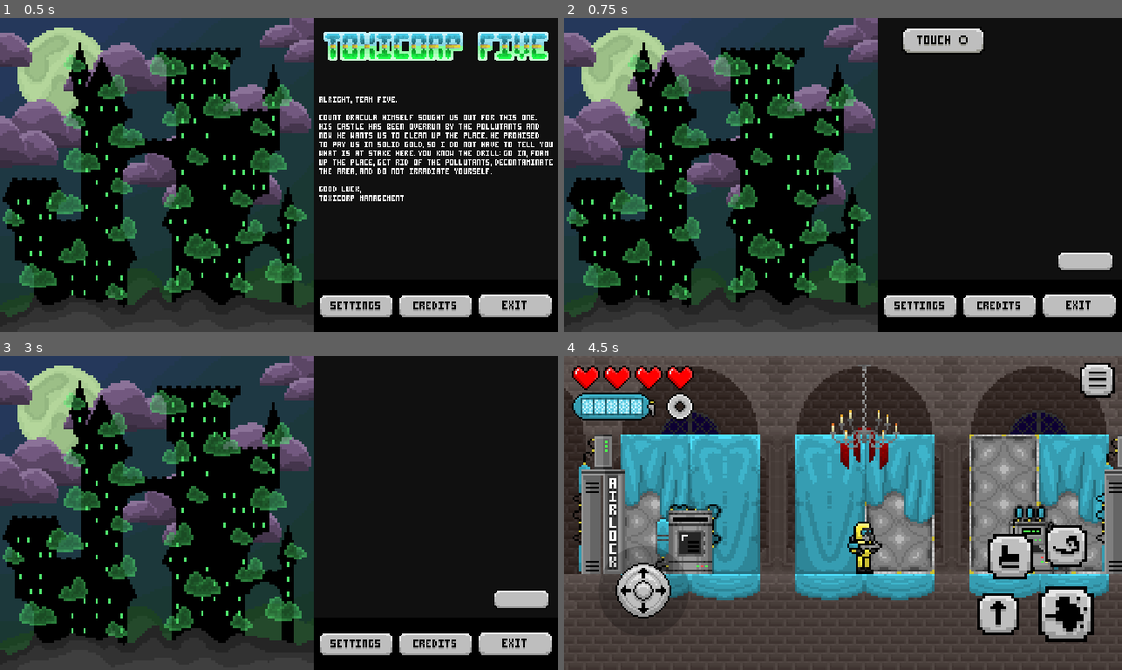
Above: before the commit, frames 1-4 (two rows, left to right).
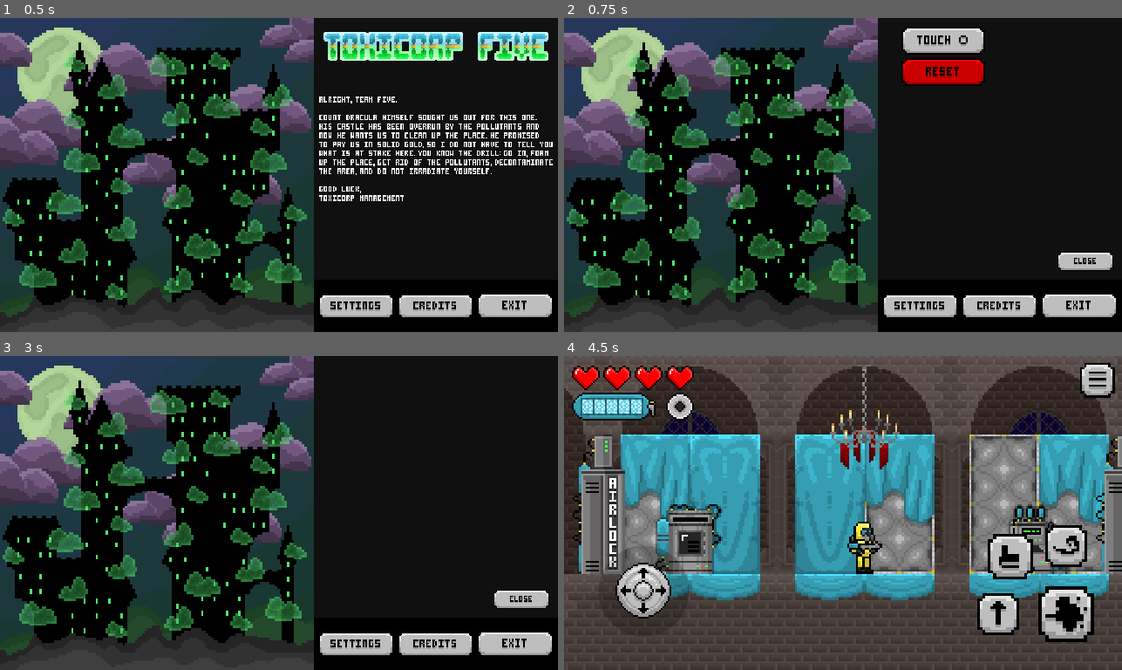
Above: after the commit, the same moments.

Repository: AllaOasis/GameJam2026
Game: Godot game, scene res://Assets/Scenes/level_selector.tscn
Same seed, same stepped clock (60 frames per second), same inputs: the game is played once before the commit and once after it.
Inputs (mouse positions are in pixels of both pictures, inside the frame that each line leads up to):
- Up to frame 1 (0.5 s): no input
- Up to frame 2 (0.75 s): click (921, 306) at 0.5 s
- Up to frame 3 (3 s): click (379, 377) at 1.25 s; click (518, 600) at 2.02 s; click (435, 644) at 2.75 s
- Up to frame 4 (4.5 s): click (1082, 600) at 3.52 s; click (781, 447) at 4.25 s

Frame 1 is identical in both runs. In frame 2, 1.1% of the frame differs, in the area x 60-96%, y 13-79%; in frame 3, less than 0.1%; in frame 4, nothing differs.

Commit message:
Day 3: Persistant Data + Reset

Diff:
--- a/Assets/Scenes/level_selector.tscn
+++ b/Assets/Scenes/level_selector.tscn
@@ -18,14 +18,16 @@
 [ext_resource type="Texture2D" uid="uid://1hvn1rlgetok" path="res://Textures/UI/Button/ButtonHover/Exit-Button-Hover.png" id="10_vp1s6"]
 [ext_resource type="Script" uid="uid://bo8jfphyk3ejk" path="res://Scripts/UI/Buttons/QuitButton.gd" id="11_7u3o2"]
 [ext_resource type="Texture2D" uid="uid://n5nba62lmomn" path="res://Textures/UI/touch-on.png" id="11_52eev"]
+[ext_resource type="Texture2D" uid="uid://8dhsc8aqndjf" path="res://Textures/UI/Button/Close-Button.png" id="11_574bu"]
 [ext_resource type="Script" uid="uid://cl48x0pr8we8o" path="res://Scripts/UI/Buttons/SettingsToggleButton.gd" id="12_4cxoh"]
-[ext_resource type="Texture2D" uid="uid://vjbwqmahoe50" path="res://Textures/UI/Button/Empty-Button.png" id="13_ju0jd"]
+[ext_resource type="Texture2D" uid="uid://bhj5e86ie1f6h" path="res://Textures/Tiles/Coffin-Closed.png" id="12_fpv2c"]
 [ext_resource type="Texture2D" uid="uid://c8f5c6a5vvif6" path="res://Textures/UI/Button/Settings-Button.png" id="13_vtfjb"]
-[ext_resource type="Texture2D" uid="uid://ds8dfs480es0a" path="res://Textures/UI/Button/ButtonDown/Empty-Button-Clicked.png" id="14_574bu"]
 [ext_resource type="Texture2D" uid="uid://dkkpxlr2sdh7v" path="res://Textures/UI/Button/ButtonDown/Settings-Button-Clicked.png" id="14_ju0jd"]
 [ext_resource type="Script" uid="uid://ckxa08jbyvhv1" path="res://Scripts/UI/Buttons/ActionButton.gd" id="15_574bu"]
 [ext_resource type="Texture2D" uid="uid://0fo8gtmrnswc" path="res://Textures/UI/Button/Credits-Button.png" id="16_fpv2c"]
+[ext_resource type="Texture2D" uid="uid://dm1y4jcskatcg" path="res://Textures/UI/Button/Reset-Button.png" id="17_2tbof"]
 [ext_resource type="Texture2D" uid="uid://bdtrrg1pxl5hk" path="res://Textures/UI/Button/ButtonDown/Credits-Button-Clicked.png" id="17_n1wsf"]
+[ext_resource type="Texture2D" uid="uid://28j553y5w4b3" path="res://Textures/UI/Button/ButtonDown/Reset-Button-Clicked.png" id="18_cit0y"]
 
 [node name="LevelSelector" type="Control" unique_id=1028165528]
 layout_mode = 3
@@ -35,14 +37,19 @@
 grow_horizontal = 2
 grow_vertical = 2
 
-[node name="MainMenuController" type="Control" parent="." unique_id=486195980 node_paths=PackedStringArray("info", "settings", "credits")]
+[node name="MainMenuController" type="Control" parent="." unique_id=486195980 node_paths=PackedStringArray("castle_q1", "castle_q2", "castle_q3", "castle_q4", "castle_mist", "info", "settings", "credits")]
 anchors_preset = 0
 offset_right = 40.0
 offset_bottom = 40.0
 script = ExtResource("1_574bu")
-info = NodePath("../TextureRect/InfoPanel/Welcome")
-settings = NodePath("../TextureRect/InfoPanel/Settings")
-credits = NodePath("../TextureRect/InfoPanel/Credits")
+castle_q1 = NodePath("../Background/CastleQ1")
+castle_q2 = NodePath("../Background/CastleQ2")
+castle_q3 = NodePath("../Background/CastleQ3")
+castle_q4 = NodePath("../Background/CastleQ4")
+castle_mist = NodePath("../Background/CastleMist")
+info = NodePath("../SideBoard/InfoPanel/Welcome")
+settings = NodePath("../SideBoard/InfoPanel/Settings")
+credits = NodePath("../SideBoard/InfoPanel/Credits")
 metadata/_custom_type_script = "uid://ciw0xbi4v5en3"
 
 [node name="Background" type="TextureRect" parent="." unique_id=1474340105]
@@ -115,7 +122,59 @@
 texture = ExtResource("7_vp1s6")
 stretch_mode = 4
 
-[node name="TextureRect" type="TextureRect" parent="." unique_id=1316400664]
+[node name="CastleQ1H" type="TextureRect" parent="Background" unique_id=505792437]
+visible = false
+modulate = Color(1, 1, 1, 0.6862745)
+self_modulate = Color(0.47058824, 1, 0.4627451, 1)
+layout_mode = 1
+anchors_preset = 15
+anchor_right = 1.0
+anchor_bottom = 1.0
+grow_horizontal = 2
+grow_vertical = 2
+texture = ExtResource("4_wmgh0")
+stretch_mode = 4
+
+[node name="CastleQ2H" type="TextureRect" parent="Background" unique_id=666078972]
+visible = false
+modulate = Color(1, 1, 1, 0.6862745)
+self_modulate = Color(0.47058824, 1, 0.4627451, 1)
+layout_mode = 1
+anchors_preset = 15
+anchor_right = 1.0
+anchor_bottom = 1.0
+grow_horizontal = 2
+grow_vertical = 2
+texture = ExtResource("5_tkmj6")
+stretch_mode = 4
+
+[node name="CastleQ3H" type="TextureRect" parent="Background" unique_id=498178584]
+visible = false
+modulate = Color(1, 1, 1, 0.6862745)
+self_modulate = Color(0.47058824, 1, 0.4627451, 1)
+layout_mode = 1
+anchors_preset = 15
+anchor_right = 1.0
+anchor_bottom = 1.0
+grow_horizontal = 2
+grow_vertical = 2
+texture = ExtResource("6_7hxbj")
+stretch_mode = 4
+
+[node name="CastleQ4H" type="TextureRect" parent="Background" unique_id=1565230712]
+visible = false
+modulate = Color(1, 1, 1, 0.6862745)
+self_modulate = Color(0.47058824, 1, 0.4627451, 1)
+layout_mode = 1
+anchors_preset = 15
+anchor_right = 1.0
+anchor_bottom = 1.0
+grow_horizontal = 2
+grow_vertical = 2
+texture = ExtResource("7_vp1s6")
+stretch_mode = 4
+
+[node name="SideBoard" type="TextureRect" parent="." unique_id=1316400664]
 layout_mode = 1
 anchors_preset = 11
 anchor_left = 1.0
@@ -125,7 +184,7 @@
 grow_horizontal = 0
 grow_vertical = 2
 
-[node name="ColorRect" type="ColorRect" parent="TextureRect" unique_id=481537373]
+[node name="ColorRect" type="ColorRect" parent="SideBoard" unique_id=481537373]
 layout_mode = 1
 anchors_preset = 15
 anchor_right = 1.0
@@ -134,7 +193,7 @@
 grow_vertical = 2
 color = Color(0, 0, 0, 1)
 
-[node name="InfoPanel" type="ColorRect" parent="TextureRect" unique_id=1210933949]
+[node name="InfoPanel" type="ColorRect" parent="SideBoard" unique_id=1210933949]
 layout_mode = 1
 anchors_preset = 10
 anchor_right = 1.0
@@ -142,7 +201,8 @@
 grow_horizontal = 2
 color = Color(0.06666667, 0.06666667, 0.06666667, 1)
 
-[node name="Welcome" type="TextureRect" parent="TextureRect/InfoPanel" unique_id=799690035]
+[node name="Welcome" type="TextureRect" parent="SideBoard/InfoPanel" unique_id=799690035]
+visible = false
 layout_mode = 1
 anchors_preset = 15
 anchor_right = 1.0
@@ -154,7 +214,7 @@
 texture = ExtResource("8_7hxbj")
 stretch_mode = 5
 
-[node name="Name" type="TextureRect" parent="TextureRect/InfoPanel/Welcome" unique_id=1638279993]
+[node name="Name" type="TextureRect" parent="SideBoard/InfoPanel/Welcome" unique_id=1638279993]
 layout_mode = 1
 anchors_preset = 10
 anchor_right = 1.0
@@ -163,16 +223,17 @@
 texture = ExtResource("9_vp1s6")
 stretch_mode = 5
 
-[node name="Credits" type="TextureRect" parent="TextureRect/InfoPanel" unique_id=1797665092]
-layout_mode = 1
-anchors_preset = 15
-anchor_right = 1.0
-anchor_bottom = 1.0
-grow_horizontal = 2
-grow_vertical = 2
-stretch_mode = 5
-
-[node name="ActionButton" type="TextureButton" parent="TextureRect/InfoPanel/Credits" unique_id=1570895523]
+[node name="Credits" type="TextureRect" parent="SideBoard/InfoPanel" unique_id=1797665092]
+visible = false
+layout_mode = 1
+anchors_preset = 15
+anchor_right = 1.0
+anchor_bottom = 1.0
+grow_horizontal = 2
+grow_vertical = 2
+stretch_mode = 5
+
+[node name="Close" type="TextureButton" parent="SideBoard/InfoPanel/Credits" unique_id=1570895523]
 z_index = 10
 layout_mode = 1
 anchors_preset = 3
@@ -187,22 +248,22 @@
 grow_horizontal = 0
 grow_vertical = 0
 action_mode = 0
-texture_normal = ExtResource("13_ju0jd")
-texture_pressed = ExtResource("14_574bu")
+texture_normal = ExtResource("11_574bu")
+texture_pressed = ExtResource("12_fpv2c")
 stretch_mode = 5
 script = ExtResource("15_574bu")
 action = &"Close"
 metadata/_custom_type_script = "uid://ckxa08jbyvhv1"
 
-[node name="Settings" type="Control" parent="TextureRect/InfoPanel" unique_id=224668395]
-layout_mode = 1
-anchors_preset = 15
-anchor_right = 1.0
-anchor_bottom = 1.0
-grow_horizontal = 2
-grow_vertical = 2
-
-[node name="VBoxContainer" type="VBoxContainer" parent="TextureRect/InfoPanel/Settings" unique_id=560757978]
+[node name="Settings" type="Control" parent="SideBoard/InfoPanel" unique_id=224668395]
+layout_mode = 1
+anchors_preset = 15
+anchor_right = 1.0
+anchor_bottom = 1.0
+grow_horizontal = 2
+grow_vertical = 2
+
+[node name="VBoxContainer" type="VBoxContainer" parent="SideBoard/InfoPanel/Settings" unique_id=560757978]
 layout_mode = 1
 anchors_preset = 4
 anchor_top = 0.5
@@ -212,7 +273,7 @@
 offset_bottom = 140.0
 grow_vertical = 2
 
-[node name="Touch" type="TextureButton" parent="TextureRect/InfoPanel/Settings/VBoxContainer" unique_id=2067607823]
+[node name="Touch" type="TextureButton" parent="SideBoard/InfoPanel/Settings/VBoxContainer" unique_id=2067607823]
 custom_minimum_size = Vector2(96, 32)
 layout_mode = 2
 size_flags_horizontal = 4
@@ -223,17 +284,19 @@
 script = ExtResource("12_4cxoh")
 metadata/_custom_type_script = "uid://cl48x0pr8we8o"
 
-[node name="SceneButton" type="TextureButton" parent="TextureRect/InfoPanel/Settings/VBoxContainer" unique_id=1188646787]
-visible = false
+[node name="Reset" type="TextureButton" parent="SideBoard/InfoPanel/Settings/VBoxContainer" unique_id=495789941]
+custom_minimum_size = Vector2(96, 32)
 layout_mode = 2
-texture_normal = ExtResource("13_ju0jd")
-texture_pressed = ExtResource("14_574bu")
-script = ExtResource("2_588t6")
-level_path = "uid://bytx6t8qptvtd"
-player_scene = ExtResource("3_588t6")
-metadata/_custom_type_script = "uid://b56qifb45ldel"
-
-[node name="ActionButton2" type="TextureButton" parent="TextureRect/InfoPanel/Settings" unique_id=2088961122]
+size_flags_horizontal = 4
+texture_normal = ExtResource("17_2tbof")
+texture_pressed = ExtResource("18_cit0y")
+stretch_mode = 5
+script = ExtResource("12_4cxoh")
+setting_name = &"reset_data"
+is_toggle = false
+metadata/_custom_type_script = "uid://cl48x0pr8we8o"
+
+[node name="Close" type="TextureButton" parent="SideBoard/InfoPanel/Settings" unique_id=2088961122]
 z_index = 10
 layout_mode = 1
 anchors_preset = 3
@@ -248,14 +311,14 @@
 grow_horizontal = 0
 grow_vertical = 0
 action_mode = 0
-texture_normal = ExtResource("13_ju0jd")
-texture_pressed = ExtResource("14_574bu")
+texture_normal = ExtResource("11_574bu")
+texture_pressed = ExtResource("12_fpv2c")
 stretch_mode = 5
 script = ExtResource("15_574bu")
 action = &"Close"
 metadata/_custom_type_script = "uid://ckxa08jbyvhv1"
 
-[node name="HBoxContainer" type="HBoxContainer" parent="TextureRect" unique_id=707653716]
+[node name="HBoxContainer" type="HBoxContainer" parent="SideBoard" unique_id=707653716]
 layout_mode = 1
 anchors_preset = 12
 anchor_top = 1.0
@@ -268,7 +331,7 @@
 grow_vertical = 0
 alignment = 1
 
-[node name="Settings" type="TextureButton" parent="TextureRect/HBoxContainer" unique_id=700904020]
+[node name="Settings" type="TextureButton" parent="SideBoard/HBoxContainer" unique_id=700904020]
 layout_mode = 2
 size_flags_horizontal = 3
 texture_normal = ExtResource("13_vtfjb")
@@ -278,7 +341,7 @@
 action = &"OpenSettings"
 metadata/_custom_type_script = "uid://ckxa08jbyvhv1"
 
-[node name="Credits" type="TextureButton" parent="TextureRect/HBoxContainer" unique_id=972588865]
+[node name="Credits" type="TextureButton" parent="SideBoard/HBoxContainer" unique_id=972588865]
 layout_mode = 2
 size_flags_horizontal = 3
 texture_normal = ExtResource("16_fpv2c")
@@ -288,7 +351,7 @@
 action = &"OpenCredits"
 metadata/_custom_type_script = "uid://ckxa08jbyvhv1"
 
-[node name="Exit" type="TextureButton" parent="TextureRect/HBoxContainer" unique_id=1549515588]
+[node name="Exit" type="TextureButton" parent="SideBoard/HBoxContainer" unique_id=1549515588]
 layout_mode = 2
 size_flags_horizontal = 3
 texture_normal = ExtResource("8_tkmj6")
@@ -298,7 +361,7 @@
 script = ExtResource("11_7u3o2")
 metadata/_custom_type_script = "uid://bo8jfphyk3ejk"
 
-[node name="Q1Button" type="TextureButton" parent="." unique_id=1903077483]
+[node name="Q1Button" type="TextureButton" parent="." unique_id=1903077483 node_paths=PackedStringArray("enable_on_hover")]
 layout_mode = 0
 offset_left = 171.0
 offset_top = 31.0
@@ -307,9 +370,10 @@
 script = ExtResource("2_588t6")
 level_path = "uid://ctdt5jok78b7o"
 player_scene = ExtResource("3_588t6")
+enable_on_hover = NodePath("../Background/CastleQ1H")
 metadata/_custom_type_script = "uid://b56qifb45ldel"
 
-[node name="Q2Button" type="TextureButton" parent="." unique_id=1328444774]
+[node name="Q2Button" type="TextureButton" parent="." unique_id=1328444774 node_paths=PackedStringArray("enable_on_hover")]
 layout_mode = 0
 offset_left = 69.0
 offset_top = 26.0
@@ -318,9 +382,10 @@
 script = ExtResource("2_588t6")
 level_path = "uid://d06nlmwxs37rf"
 player_scene = ExtResource("3_588t6")
+enable_on_hover = NodePath("../Background/CastleQ2H")
 metadata/_custom_type_script = "uid://b56qifb45ldel"
 
-[node name="Q3Button" type="TextureButton" parent="." unique_id=270495887]
+[node name="Q3Button" type="TextureButton" parent="." unique_id=270495887 node_paths=PackedStringArray("enable_on_hover")]
 layout_mode = 0
 offset_left = -1.0
 offset_top = 182.0
@@ -329,9 +394,10 @@
 script = ExtResource("2_588t6")
 level_path = "uid://cvroh8icw7ctt"
 player_scene = ExtResource("3_588t6")
+enable_on_hover = NodePath("../Background/CastleQ3H")
 metadata/_custom_type_script = "uid://b56qifb45ldel"
 
-[node name="Q4Button" type="TextureButton" parent="." unique_id=1061553439]
+[node name="Q4Button" type="TextureButton" parent="." unique_id=1061553439 node_paths=PackedStringArray("enable_on_hover")]
 layout_mode = 0
 offset_left = 182.0
 offset_top = 189.0
@@ -340,4 +406,5 @@
 script = ExtResource("2_588t6")
 level_path = "uid://fdy5r41ke8nw"
 player_scene = ExtResource("3_588t6")
+enable_on_hover = NodePath("../Background/CastleQ4H")
 metadata/_custom_type_script = "uid://b56qifb45ldel"
--- a/Assets/UI/user_interface.tscn
+++ b/Assets/UI/user_interface.tscn
@@ -58,6 +58,10 @@
 win_button = NodePath("WinScreen/WinButton")
 pause_button = NodePath("PauseButton")
 touch_controlls = NodePath("AndroidInterface")
+LevelQ1 = "uid://ctdt5jok78b7o"
+LevelQ2 = "uid://d06nlmwxs37rf"
+LevelQ3 = "uid://cvroh8icw7ctt"
+LevelQ4 = "uid://fdy5r41ke8nw"
 metadata/_custom_type_script = "uid://cqptqrjy58rko"
 
 [node name="AndroidInterface" parent="UIHandler" unique_id=1544986949 instance=ExtResource("3_sdast")]
--- a/Scripts/Managers/GameData.gd
+++ b/Scripts/Managers/GameData.gd
@@ -1,6 +1,9 @@
 extends Node
 
+const TOUCH_DEFAULT = false
+
 signal player_death
+signal data_changed
 
 # Cheats - Future Update
 var toxinImmunity: bool = false
@@ -16,20 +19,108 @@
 		player_death.emit(is_player_dead)
 
 # Game Data
-var q1: bool = false
-var q2: bool = false
-var q3: bool = false
-var q4: bool = false
+var q1: bool = false:
+	set(value):
+		if q1 != value:
+			q1 = value
+			save_data()
+var q2: bool = false:
+	set(value):
+		if q2 != value:
+			q2 = value
+			save_data()
+var q3: bool = false:
+	set(value):
+		if q3 != value:
+			q3 = value
+			save_data()
+var q4: bool = false:
+	set(value):
+		if q4 != value:
+			q4 = value
+			save_data()
 
 # Settings
-var is_touch: bool = false
+var is_touch: bool = TOUCH_DEFAULT:
+	set(value):
+		if is_touch != value:
+			is_touch = value
+			save_data()
 
-# Hopefully for saving the game
+# Persistant storage
+const SAVE_PATH = "user://savegame.dat"
 func _ready() -> void:
-	pass
+	load_data()
 
 func load_data() -> void:
-	pass
+	if not FileAccess.file_exists(SAVE_PATH):
+		return
+
+	var file = FileAccess.open(SAVE_PATH, FileAccess.READ)
+
+	if file == null:
+		push_error("Failed to load save data.")
+		return
+
+	var data = file.get_var()
+	file.close()
+
+	if not data is Dictionary:
+		push_error("Invalid save data.")
+		return
+
+	q1 = data.get("q1", false)
+	q2 = data.get("q2", false)
+	q3 = data.get("q3", false)
+	q4 = data.get("q4", false)
+	is_touch = data.get("touch", false)
+	data_changed.emit()
 
 func save_data() -> void:
-	pass
+	var data = {
+		"q1": q1,
+		"q2": q2,
+		"q3": q3,
+		"q4": q4,
+		"touch": is_touch
+	}
+	var file = FileAccess.open(SAVE_PATH, FileAccess.WRITE)
+
+	if file == null:
+		push_error("Failed to save game.")
+		return
+
+	file.store_var(data)
+	file.close()
+	data_changed.emit()
+
+func reset_data() -> void:
+	# Back up the existing save before resetting.
+	if FileAccess.file_exists(SAVE_PATH):
+		var backup_path = SAVE_PATH + ".bak"
+
+		var source = FileAccess.open(SAVE_PATH, FileAccess.READ)
+		if source != null:
+			var contents = source.get_buffer(source.get_length())
+			source.close()
+
+			var backup = FileAccess.open(backup_path, FileAccess.WRITE)
+			if backup != null:
+				backup.store_buffer(contents)
+				backup.close()
+			else:
+				push_error("Failed to create save backup.")
+				return
+		else:
+			push_error("Failed to read save for backup.")
+			return
+
+	# Reset saved game data to defaults.
+	q1 = false
+	q2 = false
+	q3 = false
+	q4 = false
+	is_touch = TOUCH_DEFAULT
+
+	# Write the reset state to the save file.
+	save_data()
--- a/Scripts/UI/Buttons/ActionButton.gd
+++ b/Scripts/UI/Buttons/ActionButton.gd
@@ -10,7 +10,6 @@
 	button_up.connect(_on_button_up)
 
 func _on_button_down() -> void:
-	print(action)
 	Input.action_press(action)
 
 func _on_button_up() -> void:
--- a/Scripts/UI/Buttons/SceneButton.gd
+++ b/Scripts/UI/Buttons/SceneButton.gd
@@ -5,10 +5,15 @@
 @export var player_scene: PackedScene
 @export var spawn_point: StringName = &"Default"
 
+@export_subgroup("On Hover")
+@export var enable_on_hover: CanvasItem
+
 
 func _ready() -> void:
 	pressed.connect(_on_pressed)
-
+	mouse_entered.connect(_on_hover)
+	mouse_exited.connect(_on_hover_exit)
+	if enable_on_hover: enable_on_hover.visible = false
 
 func _on_pressed() -> void:
 	if level_path.is_empty():
@@ -20,3 +25,9 @@
 		player_scene,
 		spawn_point
 	)
+
+func _on_hover() -> void:
+	if enable_on_hover: enable_on_hover.visible = true
+
+func _on_hover_exit() -> void:
+	if enable_on_hover: enable_on_hover.visible = false
--- a/Scripts/UI/Buttons/SettingsToggleButton.gd
+++ b/Scripts/UI/Buttons/SettingsToggleButton.gd
@@ -3,34 +3,44 @@
 
 @export_subgroup("Setting")
 @export var setting_name: StringName = &"is_touch"
-@export var display_name: String = "Touch Controls"
+@export var is_toggle: bool = true
+
 
 func _ready() -> void:
-	toggle_mode = true
+	toggle_mode = is_toggle
 
-	# Initialize the button from the current global setting.
-	match setting_name:
-		&"is_touch":
-			button_pressed = GameData.is_touch
+	_set_toggleables()
 
-		_:
-			push_warning(
-			"SettingsToggleButton: Unknown setting: "
-			+ String(setting_name)
-		)
+	pressed.connect(_on_pressed)
+	GameData.data_changed.connect(_set_toggleables)
 
-	# Update the global setting when toggled.
-	toggled.connect(_on_toggled)
+func _set_toggleables() -> void:
+	if is_toggle:
+		match setting_name:
+			&"is_touch":
+				button_pressed = GameData.is_touch
+			_:
+				push_warning(
+					"SettingsToggleButton: Unknown toggle setting: "
+					+ String(setting_name)
+				)
 
-
-func _on_toggled(enabled: bool) -> void:
-	match setting_name:
-		&"is_touch":
-			GameData.is_touch = enabled
-
-		_:
-			push_warning(
-				"SettingsToggleButton: Unknown setting: "
-				+ String(setting_name)
-			)
-			return
+func _on_pressed() -> void:
+	if is_toggle:
+		match setting_name:
+			&"is_touch":
+				GameData.is_touch = button_pressed
+			_:
+				push_warning(
+					"SettingsToggleButton: Unknown toggle setting: "
+					+ String(setting_name)
+				)
+	else:
+		match setting_name:
+			&"reset_data":
+				GameData.reset_data()
+			_:
+				push_warning(
+					"SettingsToggleButton: Unknown action: "
+					+ String(setting_name)
+				)
--- a/Scripts/UI/MainMenuController.gd
+++ b/Scripts/UI/MainMenuController.gd
@@ -1,11 +1,22 @@
 extends Control
 class_name MainMenuController
 
+@export_subgroup("Map")
+@export var castle_q1: CanvasItem
+@export var castle_q2: CanvasItem
+@export var castle_q3: CanvasItem
+@export var castle_q4: CanvasItem
+@export var castle_mist: CanvasItem
+
+@export_subgroup("Menus")
 @export var info: CanvasItem
 @export var settings: CanvasItem
 @export var credits: CanvasItem
 
-func _ready() -> void: open(true, false, false)
+func _ready() -> void:
+	open(true, false, false)
+	_reload_map()
+	GameData.data_changed.connect(_reload_map)
 
 func _process(_delta: float) -> void:
 	if Input.is_action_just_pressed("OpenSettings"): open(false, true, false)
@@ -19,3 +30,14 @@
 		settings.visible = sb
 	if credits and credits.visible != cb:
 		credits.visible = cb
+
+func _reload_map() -> void:
+	if castle_q1: castle_q1.visible = not GameData.q1
+	if castle_q2: castle_q2.visible = not GameData.q2
+	if castle_q3: castle_q3.visible = not GameData.q3
+	if castle_q4: castle_q4.visible = not GameData.q4
+	if GameData.q1 and GameData.q2 and GameData.q3 and GameData.q4:
+		_full_unlock()
+
+func _full_unlock():
+	if castle_mist: castle_mist.visible = false;
--- a/Scripts/UI/UIHandler.gd
+++ b/Scripts/UI/UIHandler.gd
@@ -41,6 +41,12 @@
 @export_subgroup("Android & Touch")
 @export var pause_button: Node
 @export var touch_controlls: Node;
+
+@export_subgroup("Levels")
+@export_file("*.tscn") var LevelQ1: String
+@export_file("*.tscn") var LevelQ2: String
+@export_file("*.tscn") var LevelQ3: String
+@export_file("*.tscn") var LevelQ4: String
 
 var death_background_timer: float = 0
 var death_text_timer: float = 0
@@ -287,6 +293,21 @@
 
 	GameData.game_won = true
 
+	var current_scene := get_tree().current_scene
+
+	if current_scene:
+		var scene_uid := ResourceLoader.get_resource_uid(current_scene.scene_file_path)
+		var current_id = ResourceUID.id_to_text(scene_uid)
+
+		if current_id == LevelQ1:
+			GameData.q4 = true
+		elif current_id == LevelQ2:
+			GameData.q4 = true
+		elif current_id == LevelQ3:
+			GameData.q4 = true
+		elif current_id == LevelQ4:
+			GameData.q4 = true
+
 	# Show win screen.
 	win_screen.visible = true
 	win_text.visible = true
Binary file added: Textures/UI/Button/ButtonDown/Close-Button-Clicked.png
Not shown, added: Textures/UI/Button/ButtonDown/Close-Button-Clicked.png.import
Binary file added: Textures/UI/Button/ButtonDown/Reset-Button-Clicked.png
Not shown, added: Textures/UI/Button/ButtonDown/Reset-Button-Clicked.png.import
Binary file added: Textures/UI/Button/Close-Button.png
Not shown, added: Textures/UI/Button/Close-Button.png.import
Binary file added: Textures/UI/Button/Reset-Button.png
Not shown, added: Textures/UI/Button/Reset-Button.png.import
